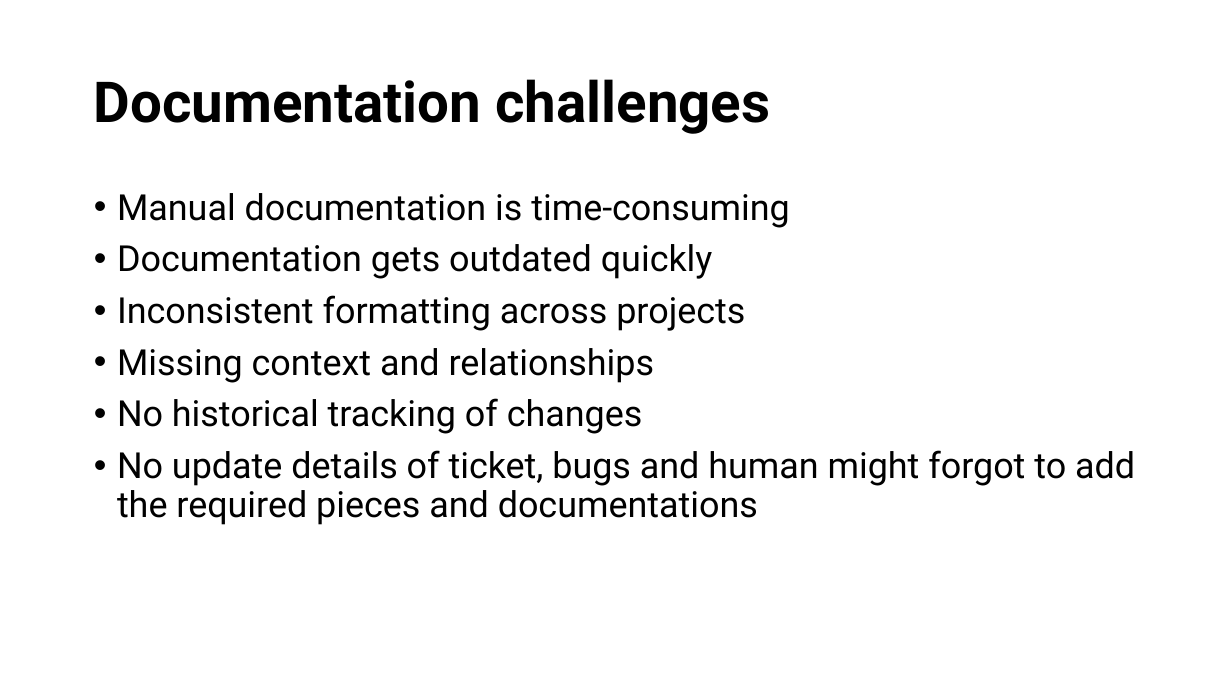
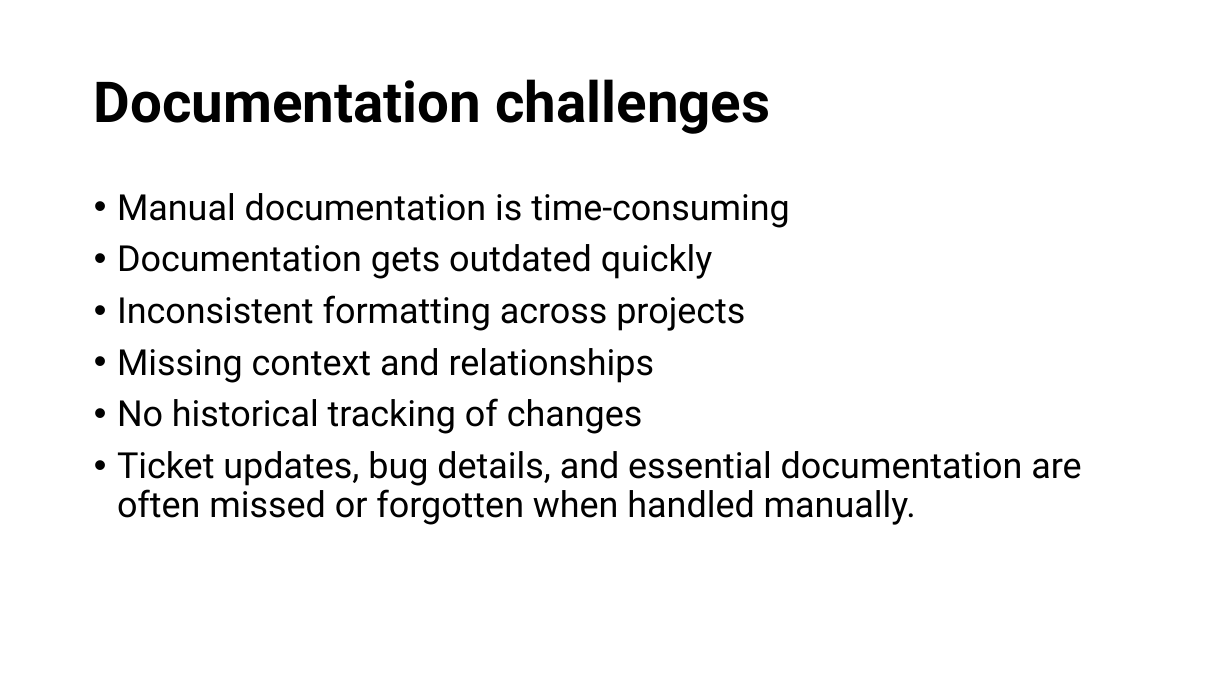
Before and after one commit to imshoban/ai-agent-ppt, a slide deck: slide 3 of Automated-document-system.pptx (slide 2 before the commit). Drawn at 1232x693 pixels with LibreOffice and Linux fonts; fonts in the diff are those of the drawing. Boxes give left, top, right and bottom in pixels: in the first picture for what was removed or moved away, otherwise in the second. Text is boxed around its words. In the diff, an @@ line names an element or a change of style, - is before the commit and + after.

```diff
--- a/Automated-document-system.pptx
+++ b/Automated-document-system.pptx
@@ text at [117,451,1081,525]: text changed @@
-• No update details of ticket, bugs and human might forgot to add the required pieces and documentations
+• Ticket updates, bug details, and essential documentation are often missed or forgotten when handled manually.
```
Also in this commit, not shown: 2 other slides changed, 1 slide added.
